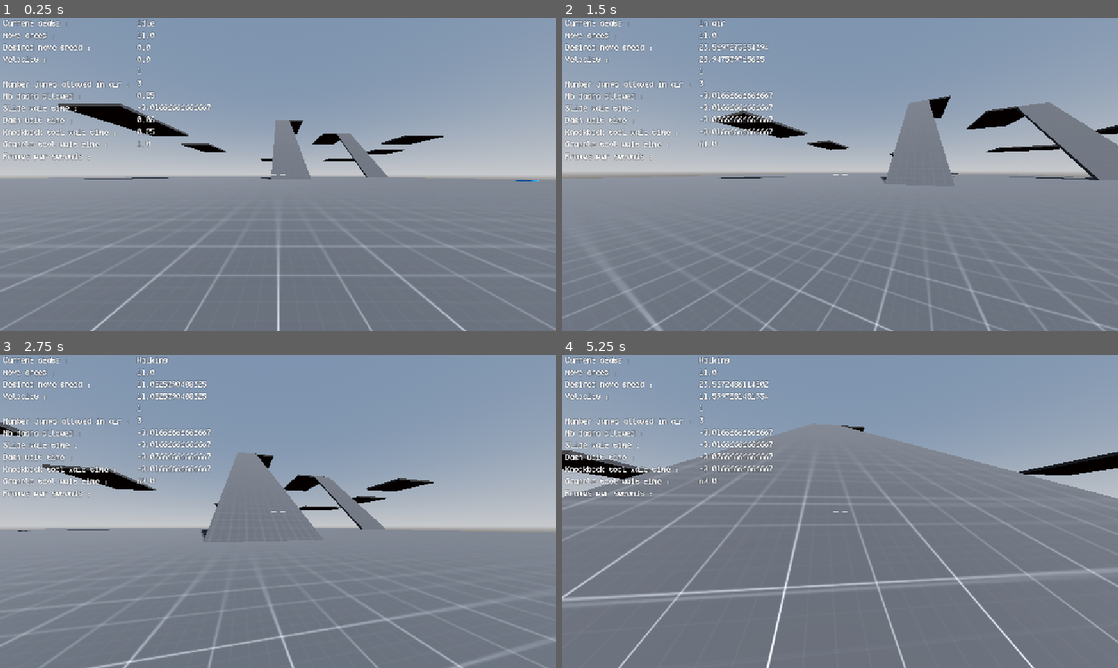
Above: before the commit, frames 1-4 (two rows, left to right).
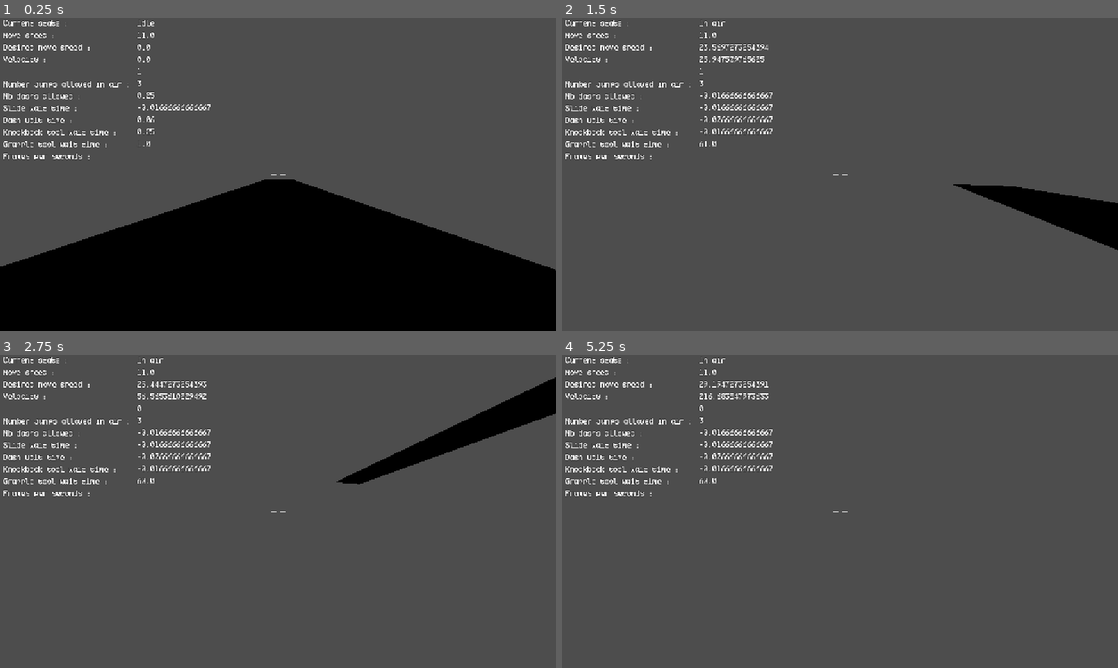
Above: after the commit, the same moments.

Repository: 100-Devs-1-Game/KYRO
Game: Godot game, scene res://test_level.tscn
Same seed, same stepped clock (60 frames per second), same inputs: the game is played once before the commit and once after it. Before the commit the project starts from res://demo/TemplateMapScene.tscn.
Inputs (mouse positions are in pixels of both pictures, inside the frame that each line leads up to):
- Up to frame 1 (0.25 s): no input
- Up to frame 2 (1.5 s): tap Enter at 0.5 s; move the mouse to (867, 174) at 0.52 s; hold W (moveForward) from 0.53 s (still down); tap Space (jump) at 0.77 s; move the mouse to (812, 174) at 1.27 s
- Up to frame 3 (2.75 s): keep holding W (moveForward); tap Space (jump) at 1.52 s; move the mouse to (289, 505) at 2.02 s
- Up to frame 4 (5.25 s): keep holding W (moveForward); move the mouse to (834, 517) at 2.77 s; tap Space (jump) at 3.02, 3.77, 4.52 s; move the mouse to (878, 514) at 3.52 s; move the mouse to (795, 508) at 4.27 s; move the mouse to (845, 511) at 5.02 s

The runs differ from the first frame. In frame 1, 99% of the frame differs, in the area x 0-100%, y 0-100%; in frame 2, 98%; in frame 3, 98%; in frame 4, 98%.

Commit message:
Add test level

Diff:
--- a/src/project.godot
+++ b/src/project.godot
@@ -11,7 +11,7 @@
 [application]
 
 config/name="Kyro"
-run/main_scene="res://demo/TemplateMapScene.tscn"
+run/main_scene="uid://dgvbxbok2rtcp"
 config/features=PackedStringArray("4.4", "Forward Plus")
 
 [display]
--- /dev/null
+++ b/src/test_level.tscn
@@ -0,0 +1,12 @@
+[gd_scene load_steps=2 format=3 uid="uid://dgvbxbok2rtcp"]
+
+[ext_resource type="PackedScene" uid="uid://bwggrf7sbmkcv" path="res://player/PlayerCharacterScene.tscn" id="1_gojnm"]
+
+[node name="Test Level" type="Node3D"]
+
+[node name="CSGBox3D" type="CSGBox3D" parent="."]
+use_collision = true
+size = Vector3(10, 0.1, 100)
+
+[node name="PlayerCharacter" parent="." instance=ExtResource("1_gojnm")]
+transform = Transform3D(0.00645772, 0, -0.999979, 0, 1, 0, 0.999979, 0, 0.00645772, 0.0991647, 1.11111, -0.0303612)
